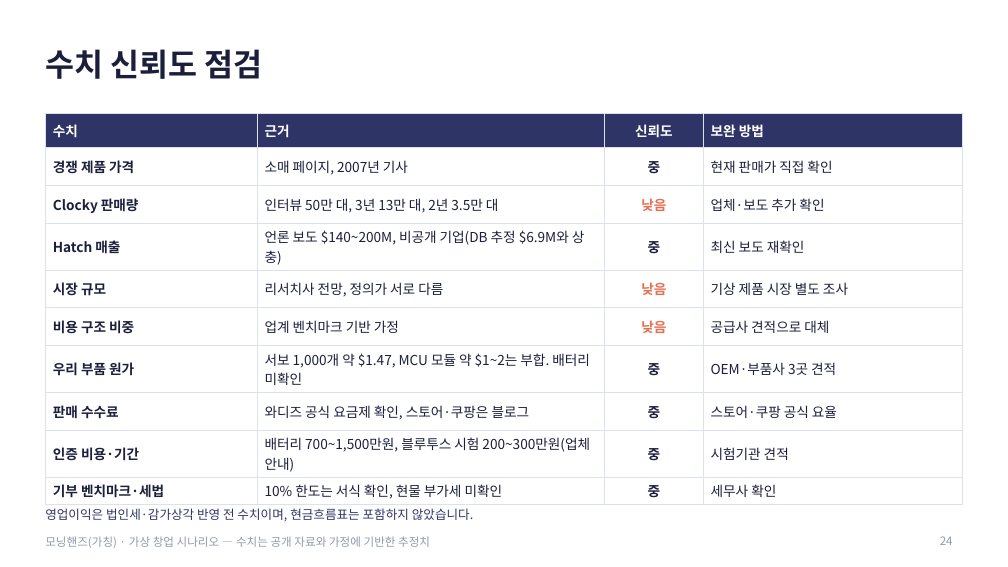
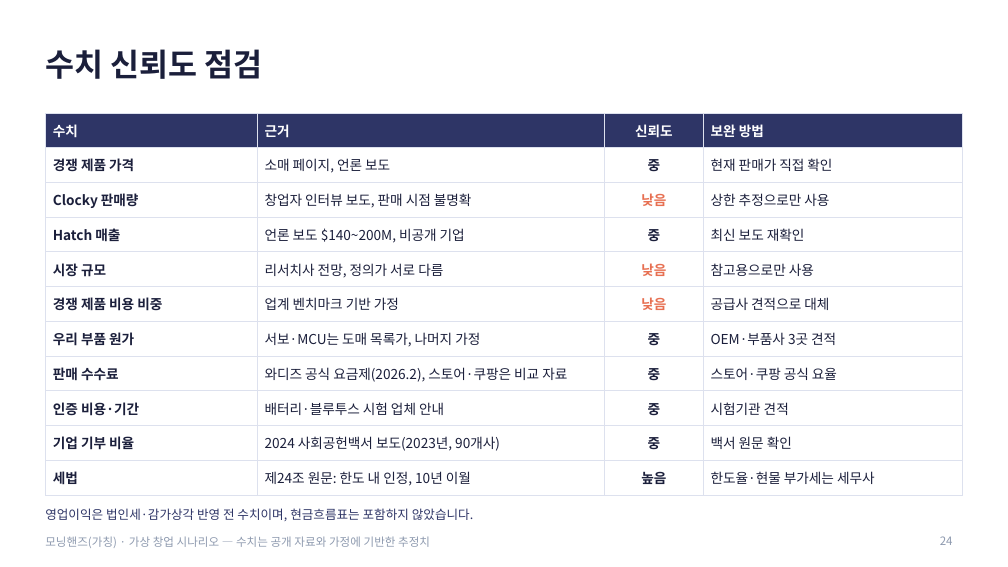
Before and after one commit to g975682-source/-, a slide deck: slide 24 of MorningHands_Business_Analysis.pptx. Drawn at 1008x567 pixels with LibreOffice and Linux fonts; fonts in the diff are those of the drawing. Boxes give left, top, right and bottom in pixels: in the first picture for what was removed or moved away, otherwise in the second. Text is boxed around its words. In the diff, an @@ line names an element or a change of style, - is before the commit and + after.

```diff
--- a/MorningHands_Business_Analysis.pptx
+++ b/MorningHands_Business_Analysis.pptx
@@ table at (x1=45, y1=113, x2=963, y2=490) @@
-row 2: 경쟁 제품 가격 | 소매 페이지, 2007년 기사 | 중 | 현재 판매가 직접 확인
-row 3: Clocky 판매량 | 인터뷰 50만 대, 3년 13만 대, 2년 3.5만 대 | 낮음 | 업체·보도 추가 확인
-row 4: Hatch 매출 | 언론 보도 $140~200M, 비공개 기업(DB 추정 $6.9M와 상충) | 중 | 최신 보도 재확인
-row 5: 시장 규모 | 리서치사 전망, 정의가 서로 다름 | 낮음 | 기상 제품 시장 별도 조사
-row 6: 비용 구조 비중 | 업계 벤치마크 기반 가정 | 낮음 | 공급사 견적으로 대체
-row 7: 우리 부품 원가 | 서보 1,000개 약 $1.47, MCU 모듈 약 $1~2는 부합. 배터리 미확인 | 중 | OEM·부품사 3곳 견적
-row 8: 판매 수수료 | 와디즈 공식 요금제 확인, 스토어·쿠팡은 블로그 | 중 | 스토어·쿠팡 공식 요율
-row 9: 인증 비용·기간 | 배터리 700~1,500만원, 블루투스 시험 200~300만원(업체 안내) | 중 | 시험기관 견적
-row 10: 기부 벤치마크·세법 | 10% 한도는 서식 확인, 현물 부가세 미확인 | 중 | 세무사 확인
+row 2: 경쟁 제품 가격 | 소매 페이지, 언론 보도 | 중 | 현재 판매가 직접 확인
+row 3: Clocky 판매량 | 창업자 인터뷰 보도, 판매 시점 불명확 | 낮음 | 상한 추정으로만 사용
+row 4: Hatch 매출 | 언론 보도 $140~200M, 비공개 기업 | 중 | 최신 보도 재확인
+row 5: 시장 규모 | 리서치사 전망, 정의가 서로 다름 | 낮음 | 참고용으로만 사용
+row 6: 경쟁 제품 비용 비중 | 업계 벤치마크 기반 가정 | 낮음 | 공급사 견적으로 대체
+row 7: 우리 부품 원가 | 서보·MCU는 도매 목록가, 나머지 가정 | 중 | OEM·부품사 3곳 견적
+row 8: 판매 수수료 | 와디즈 공식 요금제(2026.2), 스토어·쿠팡은 비교 자료 | 중 | 스토어·쿠팡 공식 요율
+row 9: 인증 비용·기간 | 배터리·블루투스 시험 업체 안내 | 중 | 시험기관 견적
+row 10: 기업 기부 비율 | 2024 사회공헌백서 보도(2023년, 90개사) | 중 | 백서 원문 확인
+row 11: 세법 | 제24조 원문: 한도 내 인정, 10년 이월 | 높음 | 한도율·현물 부가세는 세무사
```
Also in this commit, not shown: 12 other slides changed.
